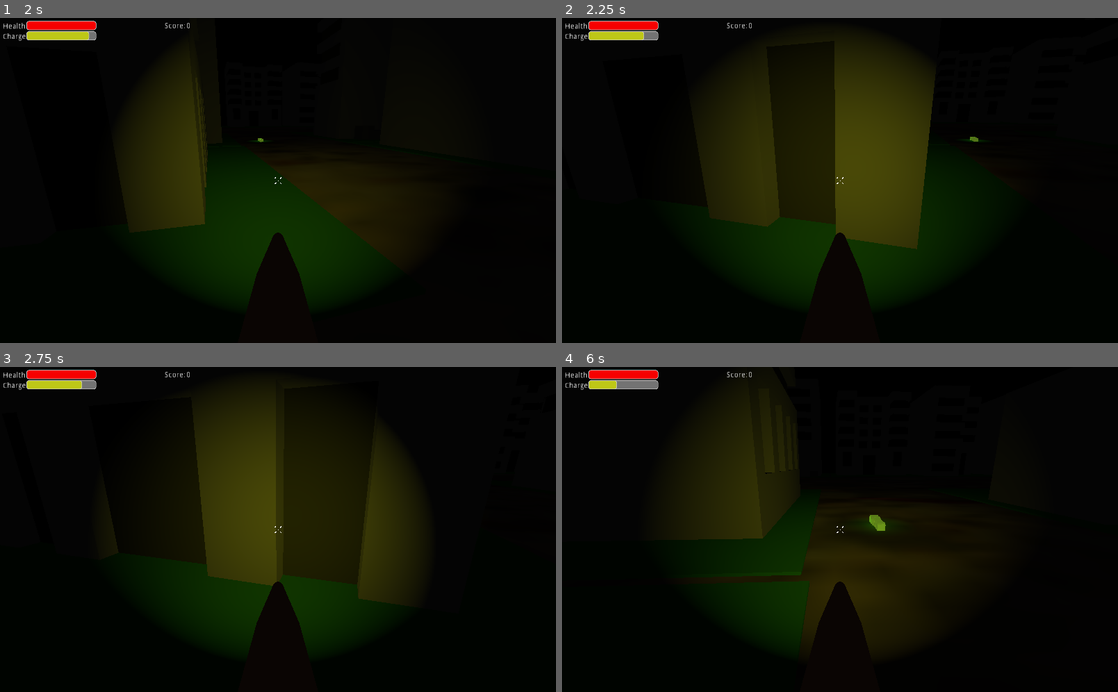
Above: before the commit, frames 1-4 (two rows, left to right).
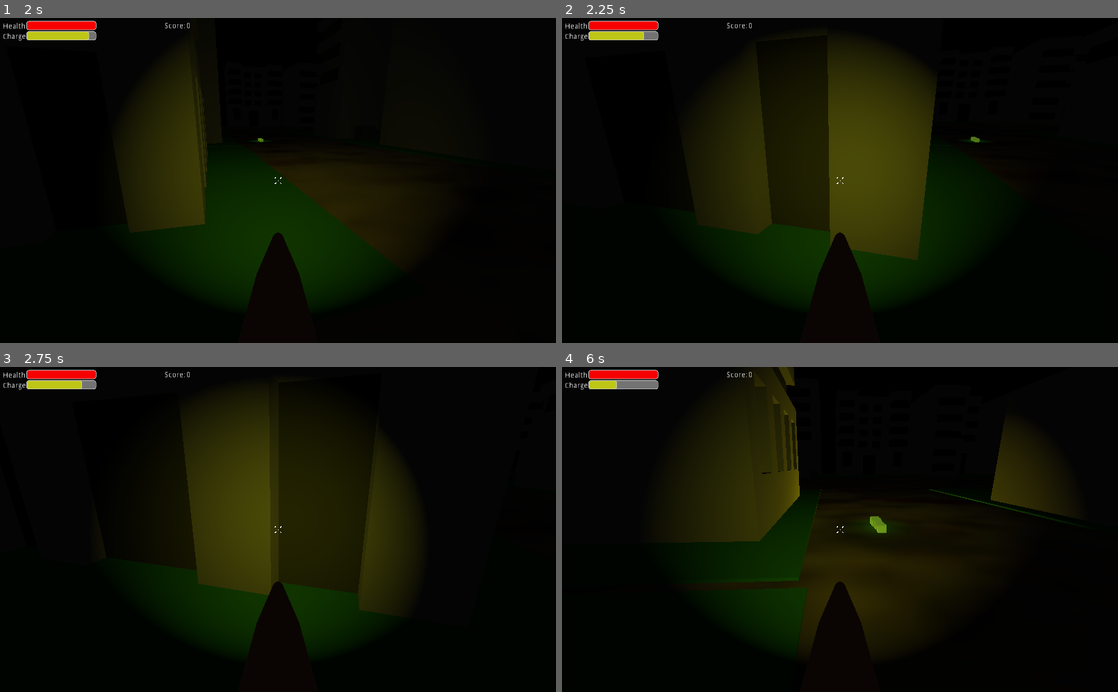
Above: after the commit, the same moments.

Repository: Bricode/BestGroupGameJam2021
Game: Godot game, scene res://Ui/TitleScreen/Title.tscn
Two runs of this game, one before a commit and one after it. Both use one fixed random seed, a clock stepped at 60 frames per second and the inputs below.
Inputs (mouse positions are in pixels of both pictures, inside the frame that each line leads up to):
- Up to frame 1 (2 s): click (278, 151) at 0.5 s; tap Enter at 1.25 s; move the mouse to (305, 180) at 1.27 s; press the mouse at (305, 180) at 1.28 s; hold W (move_forward) from 1.28 s (still down); tap B (b) at 1.35 s; tap Space (jump) at 1.52 s
- Up to frame 2 (2.25 s): keep holding W (move_forward); move the mouse to (812, 180) at 2.02 s; release the mouse at (812, 180) at 2.03 s; click (812, 180) at 2.1 s
- Up to frame 3 (2.75 s): keep holding W (move_forward); tap Space (jump) at 2.27 s; tap B (b) at 2.3 s
- Up to frame 4 (6 s): keep holding W (move_forward); move the mouse to (851, 523) at 2.77 s; press the mouse at (851, 523) at 2.78 s; tap B (b) at 2.85, 3.8, 5.1 s; move the mouse to (834, 536) at 3.52 s; release the mouse at (834, 536) at 3.53 s; click (834, 536) at 3.6 s; tap Space (jump) at 3.77, 4.52, 5.27 s; move the mouse to (878, 532) at 4.27 s; hold Shift (sprint) 4.28-5.03 s; click (878, 532) at 4.55 s; move the mouse to (795, 526) at 5.02 s; move the mouse to (845, 529) at 5.77 s; press the mouse at (845, 529) at 5.78 s

Frame 1 is identical in both runs. In frame 2, 1.5% of the frame differs, in the area x 27-76%, y 17-75%; in frame 3, 1.2%; in frame 4, 3.0%, in the area x 22-90%, y 0-84%.

Commit message:
lazer fix

Diff:
--- a/BestGroupGameJam2021/GameModels/Items/HuhuGrub.tscn
+++ b/BestGroupGameJam2021/GameModels/Items/HuhuGrub.tscn
@@ -4,7 +4,6 @@
 [ext_resource path="res://BlenderModels/HuhuGrub/huhuGrub.glb" type="PackedScene" id=2]
 
 [sub_resource type="BoxShape" id=1]
-extents = Vector3( 1, 1, 4.16444 )
 
 [sub_resource type="BoxShape" id=2]
 extents = Vector3( 0.99424, 0.855272, 0.985833 )
--- a/BestGroupGameJam2021/Levels/City.tscn
+++ b/BestGroupGameJam2021/Levels/City.tscn
@@ -53,14 +53,6 @@
 emission_operator = 0
 emission_on_uv2 = false
 
-[sub_resource type="SpatialMaterial" id=13]
-albedo_color = Color( 0.0980392, 0.27451, 0.972549, 1 )
-
-[sub_resource type="CubeMesh" id=14]
-material = SubResource( 13 )
-
-[sub_resource type="Skin" id=15]
-
 [node name="Spatial2" type="Spatial"]
 
 [node name="Player" parent="." instance=ExtResource( 14 )]
@@ -68,8 +60,8 @@
 
 [node name="Floor" type="StaticBody" parent="."]
 transform = Transform( 50, 0, 0, 0, 1, 0, 0, 0, 50, 0, -0.955627, 0 )
-collision_layer = 7
-collision_mask = 7
+collision_layer = 5
+collision_mask = 5
 
 [node name="MeshInstance" type="MeshInstance" parent="Floor"]
 transform = Transform( 1, 0, 0, 0, 1, 0, 0, 0, 1, 0, 0.16649, 0 )
@@ -81,6 +73,9 @@
 shape = SubResource( 3 )
 
 [node name="Area" type="StaticBody" parent="."]
+transform = Transform( 1, 0, 0, 0, 1, 0, 0, 0, 1, 0.0133448, 0.234619, -0.167175 )
+collision_layer = 3
+collision_mask = 3
 
 [node name="CollisionShape2" type="CollisionShape" parent="Area"]
 transform = Transform( 10, 0, 0, 0, 10, 0, 0, 0, 100, -46.7933, 3.449, 0 )
--- a/BestGroupGameJam2021/Player/Player.gd
+++ b/BestGroupGameJam2021/Player/Player.gd
@@ -38,8 +38,6 @@
 
 	if Input.is_action_pressed("sprint"):
 		acceleration = 100
-	elif Input.is_action_pressed("move_forward") and Input.is_action_pressed("move_left") or Input.is_action_pressed("move_forward") and Input.is_action_pressed("move_right"):
-		acceleration = 200
 	else:
 		acceleration = 50
 
@@ -78,30 +76,13 @@
 		$LazerSound.play()
 		if PlayerInfo.charge >= 10:
 			PlayerInfo.change_charge(-10)
-			var lazer = load("res://Player/LaserMesh.tscn").instance()
-			lazer.move = -($Head/Camera.global_transform.origin-$Head/Camera/Spatial.global_transform.origin).normalized()
-			lazer.look_at(lazer.move,Vector3.UP)
-			lazer.translation = global_transform.origin + Vector3(0,0.5,0)
-			get_parent().get_node("Lazers").add_child(lazer)
+			create_lazer(global_transform.origin + Vector3(0,0.5,0),-($Head/Camera.global_transform.origin-$Head/Camera/Spatial.global_transform.origin).normalized())
 			if PlayerInfo.score >= 1100:
-				print("work")
-				lazer = load("res://Player/LaserMesh.tscn").instance()
-				lazer.move = -($Head/Camera.global_transform.origin-$Head/Camera/Spatial.global_transform.origin).normalized()
-				lazer.look_at(lazer.move,Vector3.UP)
-				lazer.translation = global_transform.origin - Vector3(0,0.5,0)
-				get_parent().get_node("Lazers").add_child(lazer)
+				create_lazer(global_transform.origin - Vector3(0,0.5,0),-($Head/Camera.global_transform.origin-$Head/Camera/Spatial.global_transform.origin).normalized())
 				if PlayerInfo.score >= 5100:
-					lazer = load("res://Player/LaserMesh.tscn").instance()
-					lazer.move = -($Head/Camera.global_transform.origin-$Head/Camera/Spatial.global_transform.origin).normalized()
-					lazer.look_at(lazer.move,Vector3.UP)
-					lazer.translation = global_transform.origin + Vector3(0,1.5,0)
-					get_parent().get_node("Lazers").add_child(lazer)
+					create_lazer(global_transform.origin + Vector3(0,1.5,0),-($Head/Camera.global_transform.origin-$Head/Camera/Spatial.global_transform.origin).normalized())
 					if PlayerInfo.score >= 10100:
-						lazer = load("res://Player/LaserMesh.tscn").instance()
-						lazer.move = -($Head/Camera.global_transform.origin-$Head/Camera/Spatial.global_transform.origin).normalized()
-						lazer.look_at(lazer.move,Vector3.UP)
-						lazer.translation = global_transform.origin- Vector3(0,1.5,0)
-						get_parent().get_node("Lazers").add_child(lazer)
+						create_lazer(global_transform.origin - Vector3(0,1.5,0),-($Head/Camera.global_transform.origin-$Head/Camera/Spatial.global_transform.origin).normalized())
 
 	if PlayerInfo.konami_code:
 		PlayerInfo.score += 10
@@ -121,3 +102,10 @@
 	var amount = pow(trauma, trauma_power)
 	$Head/Camera.h_offset = max_offset.x * amount * rand_range(-1, 1)
 	$Head/Camera.v_offset = max_offset.y * amount * rand_range(-1, 1)
+
+func create_lazer(pos,dir):
+	var lazer = load("res://Player/LaserMesh.tscn").instance()
+	lazer.move = dir
+	lazer.look_at(dir,Vector3.UP)
+	lazer.translation = pos
+	get_parent().get_node("Lazers").add_child(lazer)
Not shown: 1 places in BestGroupGameJam2021/Levels/City.tscn that only renumber resources
Not shown: 2 places in BestGroupGameJam2021/Player/LaserMesh.tscn that only renumber resources
